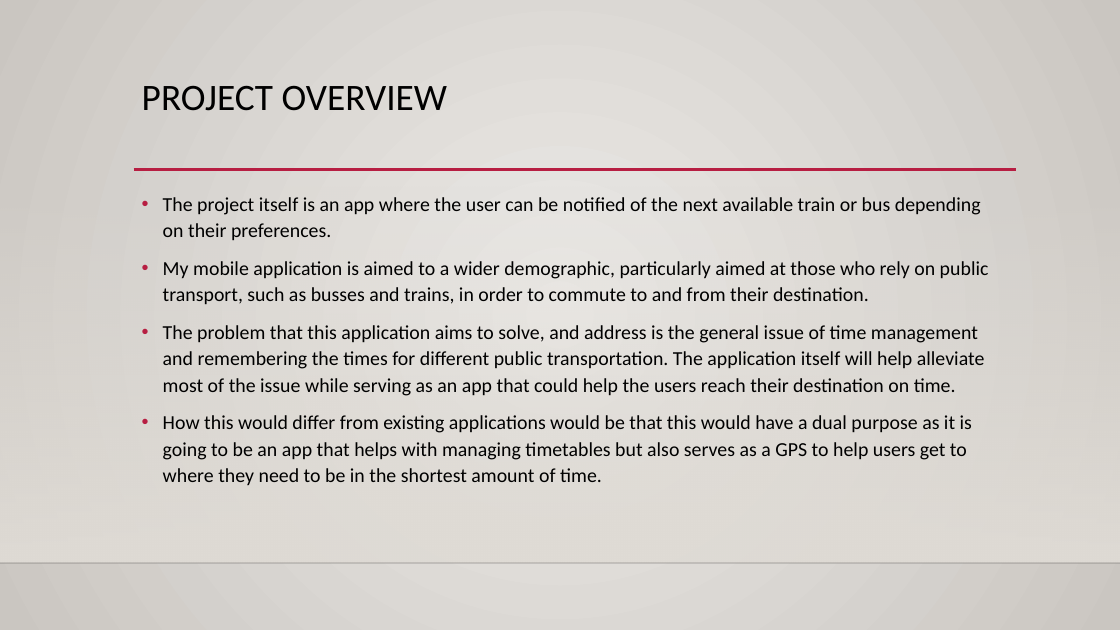
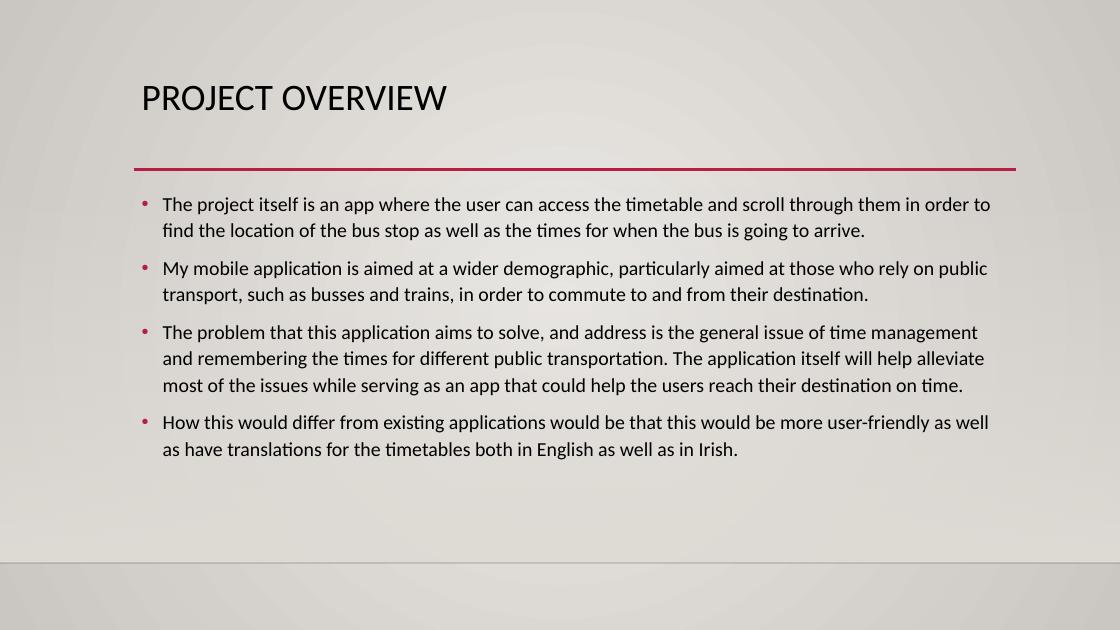
Before and after one commit to AlexisPechon/4th-Year-Android-App-Project, a slide deck: slide 4 of Final Report Docs/Alexis_Pechon_BSHCSD4_x19358953_Final Presentation.pptx. Drawn at 1120x630 pixels with LibreOffice and Linux fonts; fonts in the diff are those of the drawing; background and template pictures are left out. Boxes give left, top, right and bottom in pixels: in the first picture for what was removed or moved away, otherwise in the second. Text is boxed around its words. In the diff, an @@ line names an element or a change of style, - is before the commit and + after.

```diff
--- a/Final Report Docs/Alexis_Pechon_BSHCSD4_x19358953_Final Presentation.pptx
+++ b/Final Report Docs/Alexis_Pechon_BSHCSD4_x19358953_Final Presentation.pptx
@@ text at (163,197,991,460): text changed @@
-• The project itself is an app where the user can be notified of the next available train or bus depending on their preferences.
-• My mobile application is aimed to a wider demographic, particularly aimed at those who rely on public transport, such as busses and trains, in order to commute to and from their destination.
-• The problem that this application aims to solve, and address is the general issue of time management and remembering the times for different public transportation. The application itself will help alleviate most of the issue while serving as an app that could help the users reach their destination on time.
-• How this would differ from existing applications would be that this would have a dual purpose as it is going to be an app that helps with managing timetables but also serves as a GPS to help users get to where they need to be in the shortest amount of time.
+• The project itself is an app where the user can access the timetable and scroll through them in order to find the location of the bus stop as well as the times for when the bus is going to arrive.
+• My mobile application is aimed at a wider demographic, particularly aimed at those who rely on public transport, such as busses and trains, in order to commute to and from their destination.
+• The problem that this application aims to solve, and address is the general issue of time management and remembering the times for different public transportation. The application itself will help alleviate most of the issues while serving as an app that could help the users reach their destination on time.
+• How this would differ from existing applications would be that this would be more user-friendly as well as have translations for the timetables both in English as well as in Irish.
```
Also in this commit, not shown: 3 other slides changed, 5 other files.
